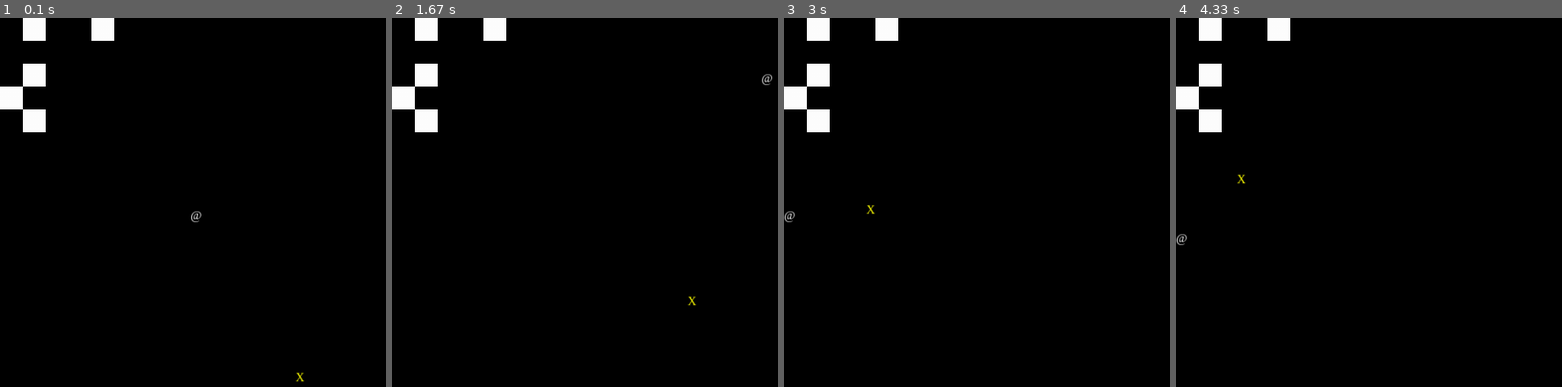
Above: before the commit, frames 1-4 (left to right).
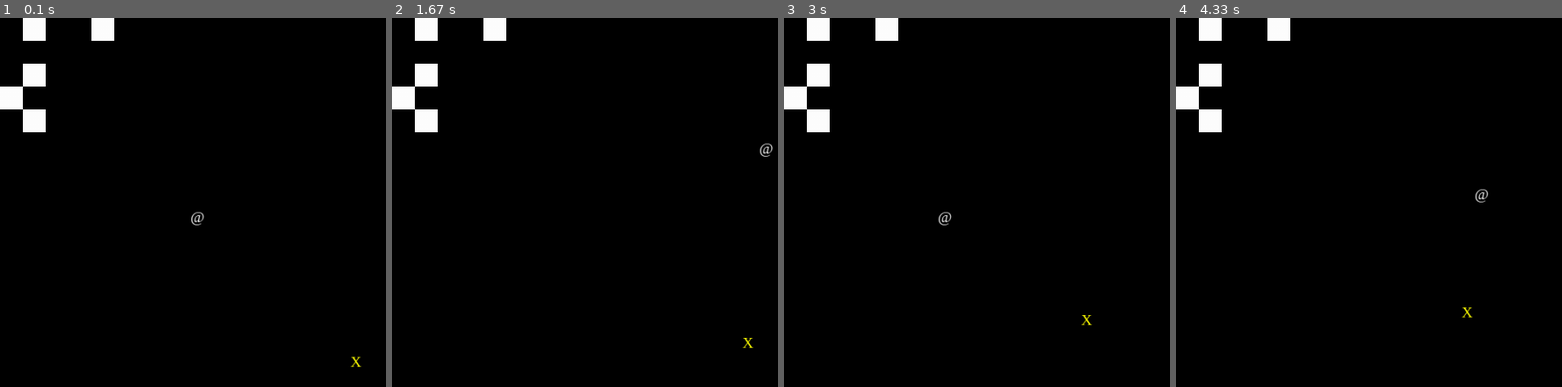
Above: after the commit, the same moments.

Repository: jankozuchowski/pygamengine
Game: pygame game, started from game.py
The game is run twice, just before and just after one commit, with the same random seed, the same clock (stepped at 60 frames per second) and the same inputs.
Inputs:
- Up to frame 1 (0.1 s): no input
- Up to frame 2 (1.67 s): hold Right 0.33-0.8 s; hold Up 0.83-1.13 s; hold Right 1.17-1.63 s
- Up to frame 3 (3 s): hold Left 1.67-2.2 s; hold Down 2.23-2.53 s; hold Left 2.57-2.97 s
- Up to frame 4 (4.33 s): hold Up 3-3.37 s; hold Right 3.4-4.03 s; hold Down from 4.07 s (still down)

The runs differ from the first frame. In frame 1, 0.2% of the frame differs, in the area x 49-94%, y 52-99%; in frame 2, 0.2%; in frame 3, 0.2%; in frame 4, 0.2%, in the area x 0-81%, y 42-82%.

Commit message:
Updated TODO, tweaked character calls.

Diff:
--- a/settings/sprites/npc.py
+++ b/settings/sprites/npc.py
@@ -3,7 +3,7 @@
 
 class Settings:
     def __init__(self):
-        self.speed = 20
+        self.speed = 5
         self.character = 'X'
         self.color = Colors.yellow.value
         self.bg_color = Colors.black.value
@@ -13,4 +13,4 @@
 class Font:
     def __init__(self):
         self.type = 'timesnewroman'
-        self.size = 16
+        self.size = 20
--- a/settings/sprites/player.py
+++ b/settings/sprites/player.py
@@ -3,7 +3,7 @@
 
 class Settings:
     def __init__(self):
-        self.speed = 10
+        self.speed = 5
         self.character = '@'
         self.color = Colors.white.value
         self.bg_color = Colors.black.value
@@ -13,4 +13,4 @@
 class Font:
     def __init__(self):
         self.type = 'timesnewroman'
-        self.size = 16
+        self.size = 20
--- a/views/canvases/board.py
+++ b/views/canvases/board.py
@@ -27,7 +27,7 @@
         self.add_sprite(
             Npc(
                 NpcSettings(),
-                (500, 420, 0, 0),
+                (500, 420, 30, 30),
                 self,
             )
         )
Not shown, changed: TODO
